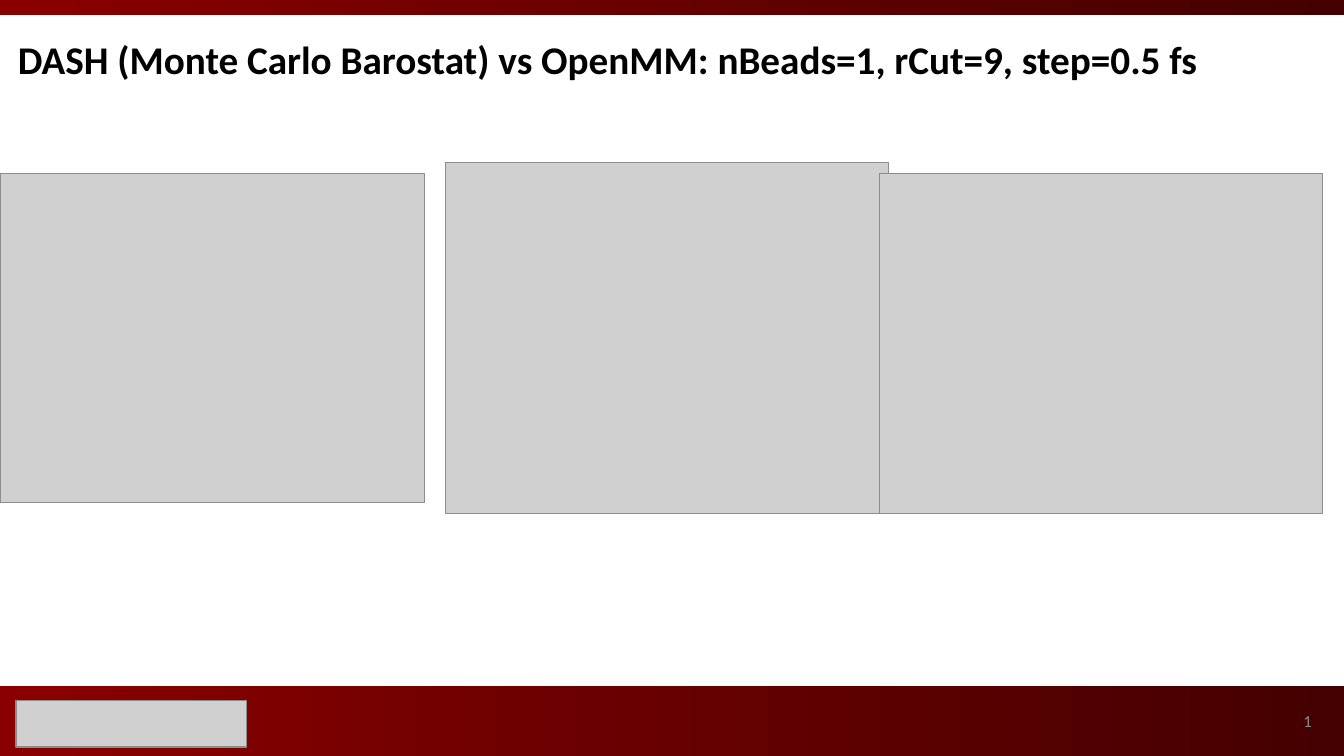
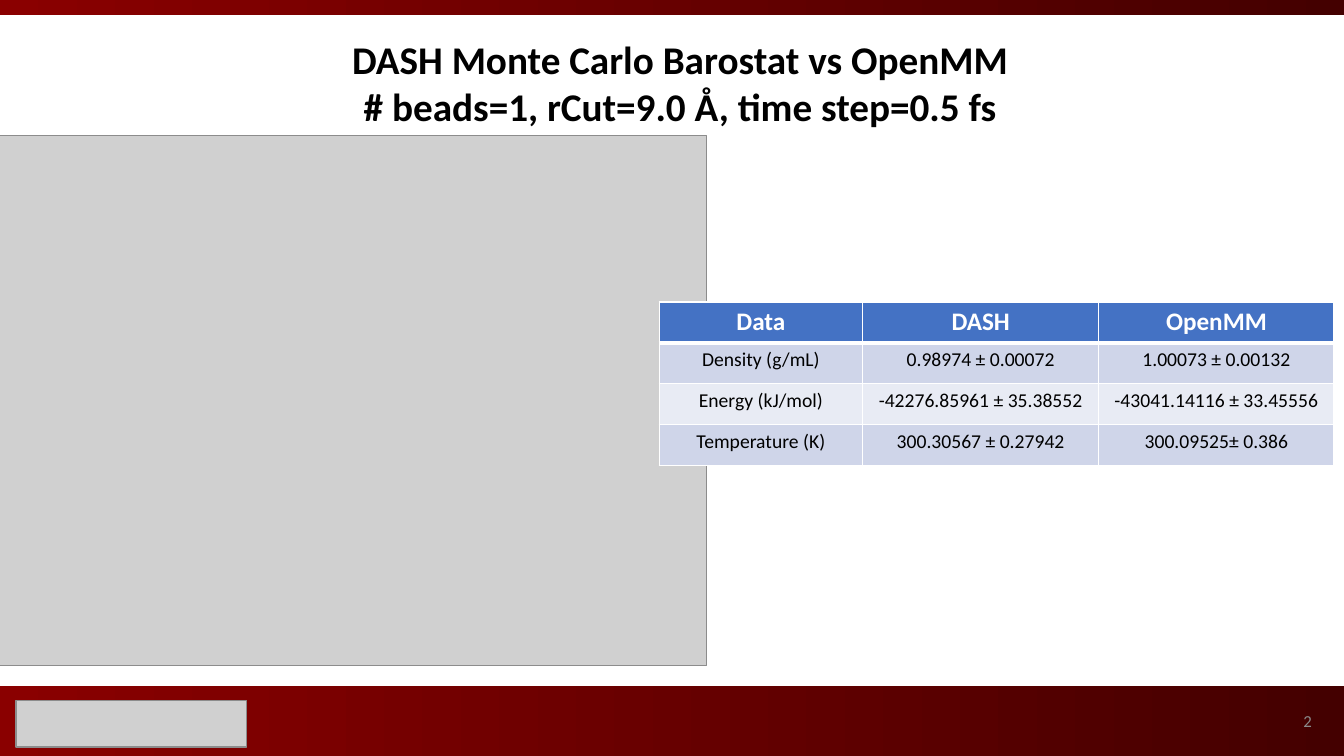
Before and after one commit to ks8/hexane-water, a slide deck: slide 2 of results-log/dePablo_update_10-5-2018.pptx (slide 1 before the commit). Drawn at 1344x756 pixels with LibreOffice and Linux fonts; fonts in the diff are those of the drawing; grey boxes stand for pictures. Boxes give left, top, right and bottom in pixels: in the first picture for what was removed or moved away, otherwise in the second. Text is boxed around its words. In the diff, an @@ line names an element or a change of style, - is before the commit and + after.

```diff
--- a/results-log/dePablo_update_10-5-2018.pptx
+++ b/results-log/dePablo_update_10-5-2018.pptx
@@ text at (x1=352, y1=46, x2=1008, y2=127): text changed @@
-DASH (Monte Carlo Barostat) vs OpenMM: nBeads=1, rCut=9, step=0.5 fs
+DASH Monte Carlo Barostat vs OpenMM
+# beads=1, rCut=9.0 Å, time step=0.5 fs
@@ picture added at (x1=0, y1=135, x2=707, y2=665) @@
@@ picture removed at (x1=0, y1=173, x2=424, y2=502) @@
@@ picture removed at (x1=446, y1=162, x2=888, y2=514) @@
@@ picture removed at (x1=879, y1=173, x2=1323, y2=513) @@
@@ table added at (x1=659, y1=302, x2=1334, y2=466), 4 rows, 3 columns @@
+Data | DASH | OpenMM
+Density (g/mL) | 0.98974 ± 0.00072 | 1.00073 ± 0.00132
+Energy (kJ/mol) | -42276.85961 ± 35.38552 | -43041.14116 ± 33.45556
+Temperature (K) | 300.30567 ± 0.27942 | 300.09525± 0.386
@@ page number at (x1=1303, y1=716, x2=1311, y2=727): text changed @@
-1
+2
```
Also in this commit, not shown: 2 other slides changed, 15 slides added, 22 other files.
